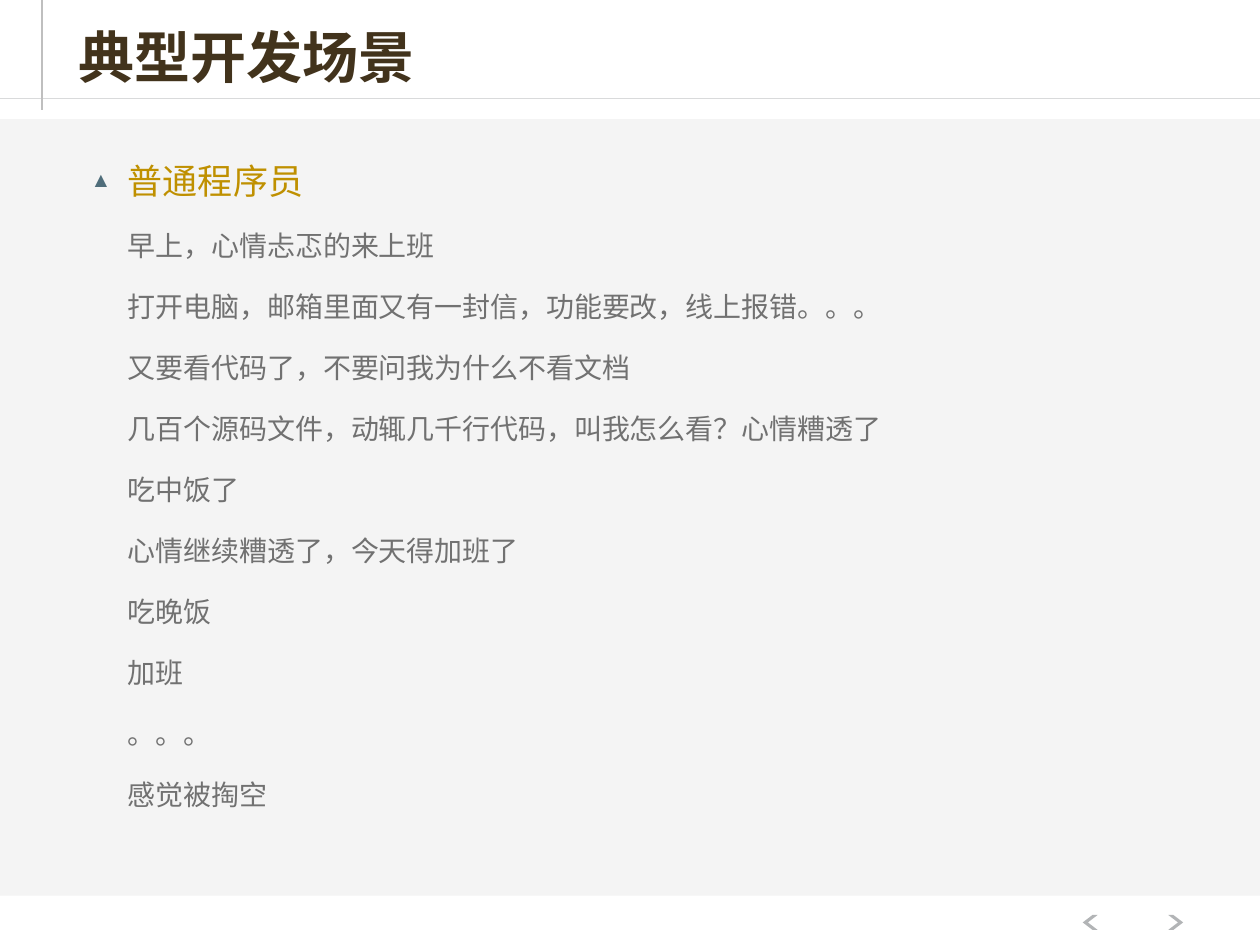
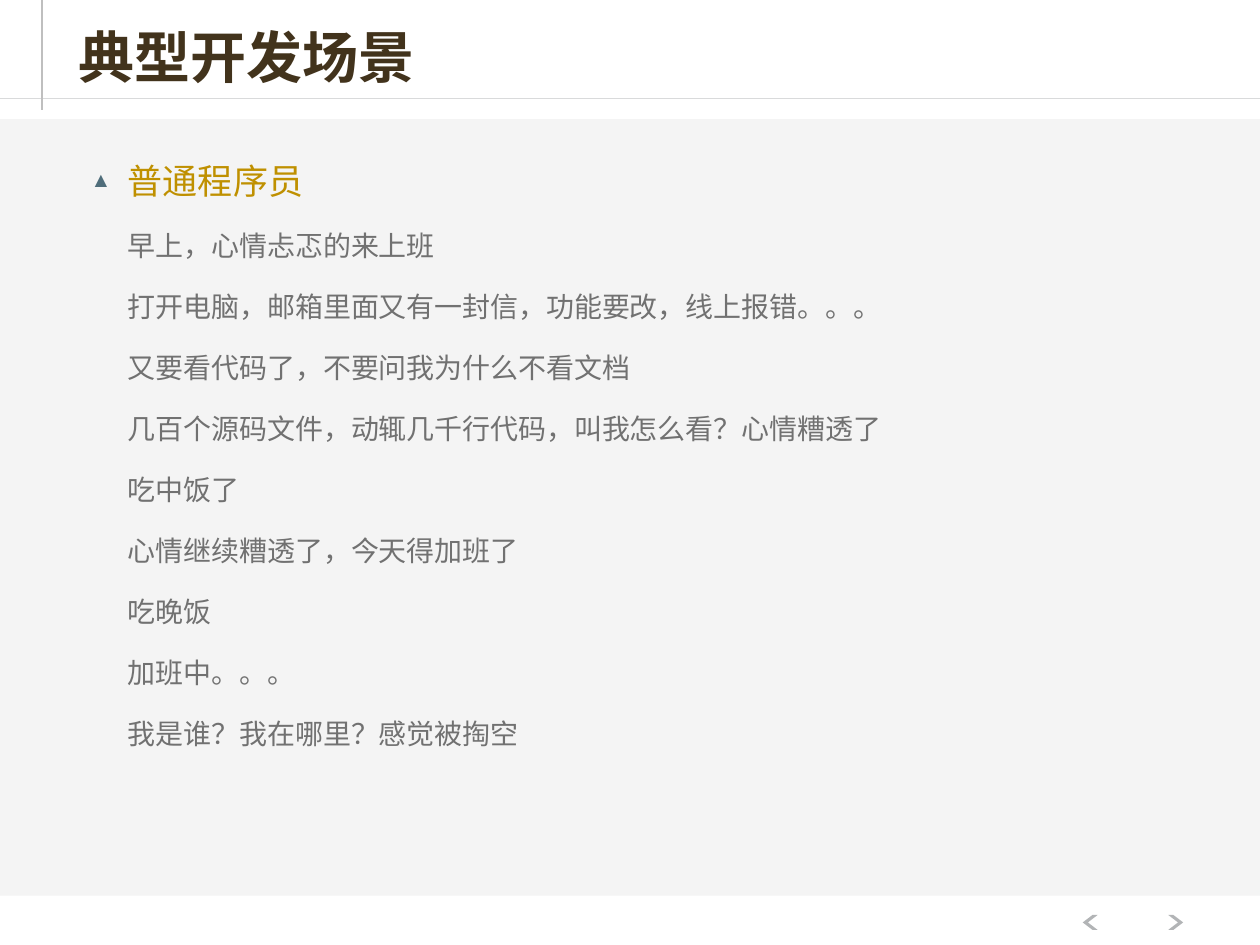
Before and after one commit to hejiehui/xross-tools-installer, a slide deck: slide 5 of doc/X-series V2.pptx (slide 4 before the commit). Drawn at 1260x945 pixels with LibreOffice and Linux fonts; fonts in the diff are those of the drawing. Boxes give left, top, right and bottom in pixels: in the first picture for what was removed or moved away, otherwise in the second. Text is boxed around its words. In the diff, an @@ line names an element or a change of style, - is before the commit and + after.

```diff
--- a/doc/X-series V2.pptx
+++ b/doc/X-series V2.pptx
@@ text at (128,659,519,746): text changed @@
-    加班
-    。。。
-    感觉被掏空
+    加班中。。。
+    我是谁？我在哪里？感觉被掏空
```
Also in this commit, not shown: 6 other slides changed, 5 slides added, 2 slides removed.
